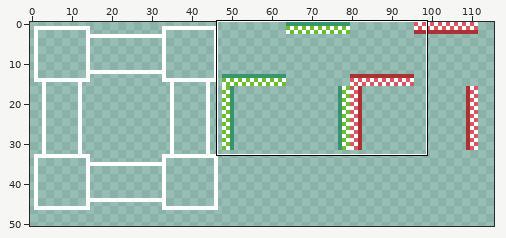
Two versions of one sprite sheet, assets/tileset.png. The picture above shows the old version from afar; the outline marks the close-up.
Close-up. Before:
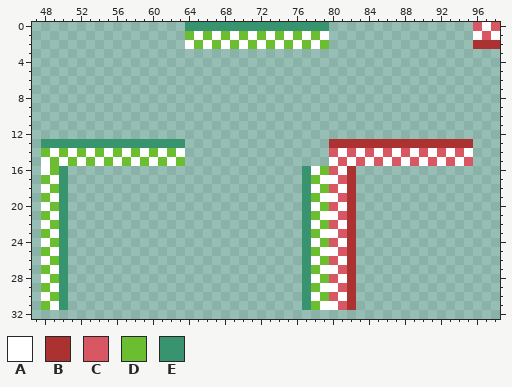
The file is 128x128 pixels. Shown: x 47..98, y 0..32. The wide view leaves out empty margins.
Palette (. is transparent): A #ffffff  B #ac3232  C #d95763  D #6abe30  E #37946e
Pixels before, first column x 48:
 0 ................EEEEEEEEEEEEEEEE................CAC
 1 ................DADADADADADADADA................ACA
 2 ................ADADADADADADADAD................BBB
 3 ...................................................
 4 ...................................................
 5 ...................................................
 6 ...................................................
 7 ...................................................
 8 ...................................................
 9 ...................................................
10 ...................................................
11 ...................................................
12 ...................................................
13 EEEEEEEEEEEEEEEE................BBBBBBBBBBBBBBBB...
14 DADADADADADADADA................CACACACACACACACA...
15 ADADADADADADADAD................ACACACACACACACAC...
16 ADE..........................EADCAB................
17 DAE..........................EDAACB................
18 ADE..........................EADCAB................
19 DAE..........................EDAACB................
20 ADE..........................EADCAB................
21 DAE..........................EDAACB................
22 ADE..........................EADCAB................
23 DAE..........................EDAACB................
24 ADE..........................EADCAB................
25 DAE..........................EDAACB................
26 ADE..........................EADCAB................
27 DAE..........................EDAACB................
28 ADE..........................EADCAB................
29 DAE..........................EDAACB................
30 ADE..........................EADCAB................
31 DAE..........................EDAACB................
After:
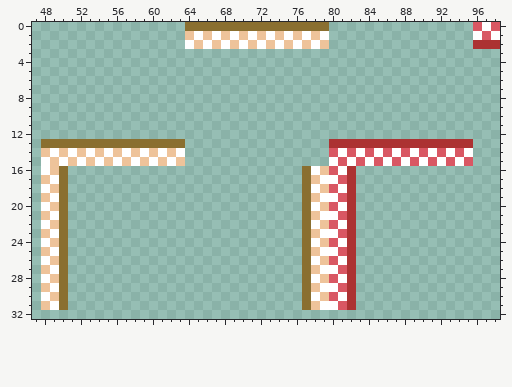
Message: Explosion tiles
Changes in this commit:
Colour D changes from #6abe30 to #eec39a.
Colour E changes from #37946e to #8a6f30.
Boxes around the changes in both close-ups, in picture pixels (x1, y1, x2, y2):
changed: (185, 22, 329, 49)
changed: (41, 139, 185, 310)
changed: (302, 166, 329, 310)
